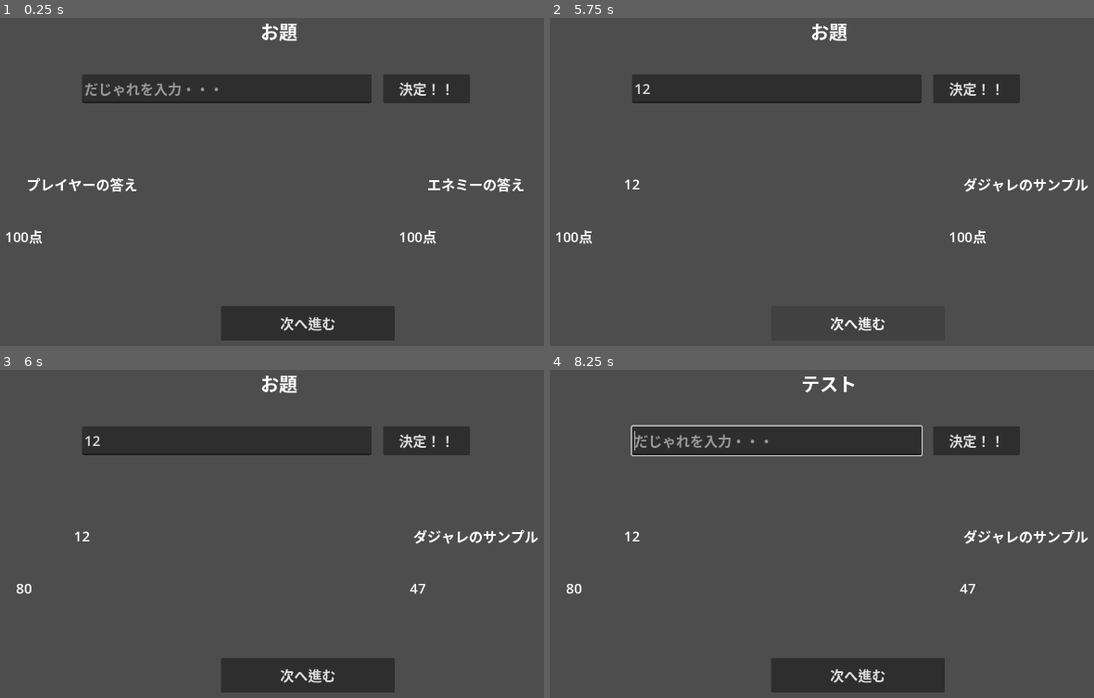
Above: before the commit, frames 1-4 (two rows, left to right).
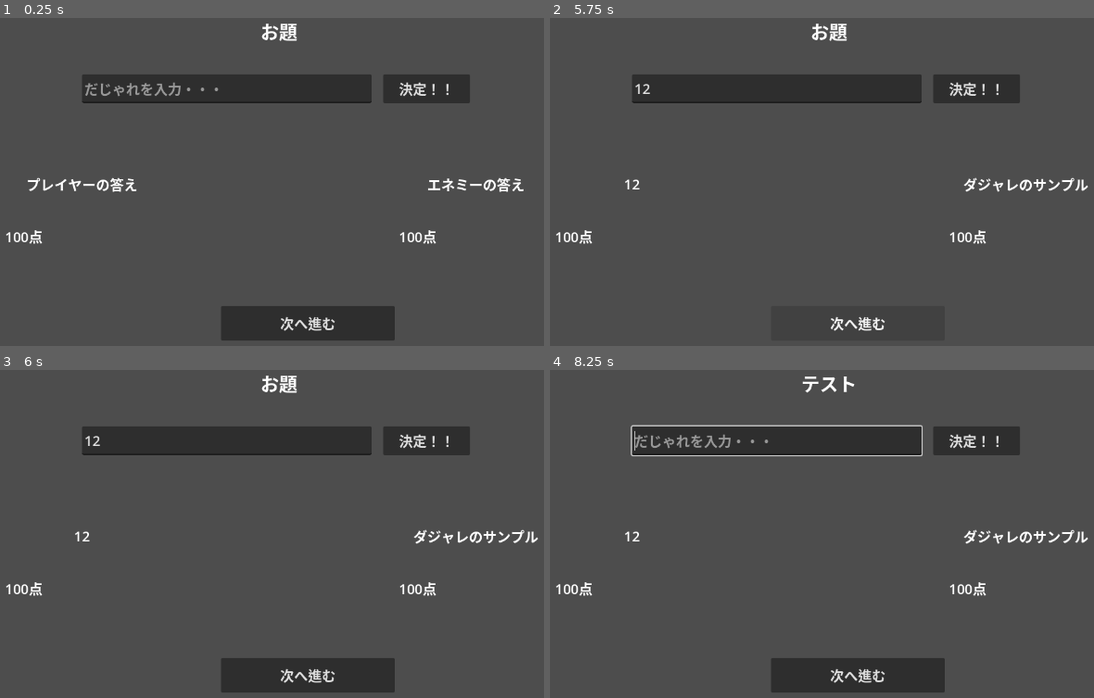
Above: after the commit, the same moments.

Repository: kozakaigameaddict-lab/oyaji-gag-battle-godot
Game: Godot game, scene res://scenes/battle/battle_scene.tscn
Two runs of this game, one before a commit and one after it. Both use one fixed random seed, a clock stepped at 60 frames per second and the inputs below.
Inputs (mouse positions are in pixels of both pictures, inside the frame that each line leads up to):
- Up to frame 1 (0.25 s): no input
- Up to frame 2 (5.75 s): click (778, 90) at 0.52 s; type "12" at 0.6 s; click "決定！！" at 1.25 s; click "次へ進む" at 2 s; click "決定！！" at 2.75 s; click "次へ進む" at 3.5 s; click "決定！！" at 4.25 s; click "次へ進む" at 5 s
- Up to frame 3 (6 s): tap Enter at 5.75 s; move the mouse to (440, 527) at 5.77 s; hold Shift from 5.78 s (still down); click (440, 527) at 5.92 s
- Up to frame 4 (8.25 s): release Shift at 6.5 s; tap Space at 6.5, 8 s; drag from (680, 570) to (789, 632) at 6.52 s; tap Enter at 7.25 s; move the mouse to (903, 455) at 7.27 s; tap Ctrl at 7.35 s; click (903, 455) at 7.42 s; drag from (789, 632) to (604, 484) at 8.02 s

Frames 1-2 are identical in both runs. In frame 3, 0.3% of the frame differs, in the area x 1-81%, y 64-69%; in frame 4, 0.3%.
Error after the commit: Invalid access to property or key 'player_score' on a base object of type 'Dictionary'. (res://scenes/battle/battle_scene.gd:128)

Commit message:
[feat] GeminiJudgeServiceを実装しAI判定を統合 - Cloudflare Workers経由でGemini APIを呼び出すGeminiJudgeServiceを実装 - config/config.cfgからプロキシURLを読み込む設定ファイル機構を追加 - GameInitializerをGeminiJudgeServiceに切り替え - JudgeServiceBaseをcoroutine対応に変更 - docs/cloudflare-setup.mdを追加

Diff:
--- a/dajare-battle/autoloads/game_initializer.gd
+++ b/dajare-battle/autoloads/game_initializer.gd
@@ -14,5 +14,8 @@
 
 ## 起動時にすべてのサービスをServiceLocatorへ登録する。
 func _ready() -> void:
+	# HTTPRequestノードを作り、サービスに渡す
+	var http_node = HTTPRequest.new()
+	add_child(http_node)
 	# AIジャッジサービス: 開発中はモックを使用。Phase 3でAPIサービスに切り替える。
-	ServiceLocator.register("judge_service", MockJudgeService.new())
+	ServiceLocator.register("judge_service", GeminiJudgeService.new(http_node))
--- a/dajare-battle/domain/services/judge_service_base.gd
+++ b/dajare-battle/domain/services/judge_service_base.gd
@@ -24,6 +24,7 @@
 ## このクラスでは空のデフォルト値を返す。
 ## 具象クラスでオーバーライドして実際のAI判定を実装すること。
 func judge(_topic: String, _player_dajare: String, _enemy_dajare: String) -> Dictionary:
+	await Engine.get_main_loop().process_frame
 	return {
 		"player_score": 0,
 		"enemy_score": 0,
--- /dev/null
+++ b/dajare-battle/infrastructure/judge/gemini_judge_service.gd
@@ -0,0 +1,70 @@
+extends JudgeServiceBase
+class_name GeminiJudgeService
+
+## GeminiAPI経由のだじゃれ判定サービス。
+## プロキシサーバー（Cloudflare Workers）を経由してGemini APIを呼び出す。
+## APIキーはプロキシサーバー側で管理し、ゲーム内には保持しない。
+
+
+# --- プライベート変数 ---
+
+# HTTPリクエストを送受信するノード（外部から注入する）
+var _http_request: HTTPRequest
+# プロキシサーバーのURL（config/config.cfgから読み込む）
+var _proxy_url: String = ""
+
+
+# --- パブリックメソッド ---
+
+## 依存するHTTPRequestノードを受け取り、設定ファイルからプロキシURLを読み込む。
+func _init(http_request: HTTPRequest) -> void:
+	_http_request = http_request
+	_load_config()
+
+
+## だじゃれを判定してスコアを返す。
+## プロキシにPOSTリクエストを送り、Geminiの判定結果を受け取る。
+func judge(_topic: String, _player_dajare: String, _enemy_dajare: String) -> Dictionary:
+	if _proxy_url.is_empty():
+		DebugLogger.error("proxy_urlが設定されていません", DebugCategories.Category.BATTLE_JUDGE)
+		return {}
+
+	# プロキシに送るJSONボディを組み立てる
+	var body: String = JSON.stringify({
+		"topic": _topic,
+		"player_dajare": _player_dajare,
+		"enemy_dajare": _enemy_dajare
+	})
+
+	# POSTリクエストを送信する
+	var headers: PackedStringArray = ["Content-Type: application/json"]
+	var error: int = _http_request.request(_proxy_url, headers, HTTPClient.METHOD_POST, body)
+	if error != OK:
+		DebugLogger.error("HTTPリクエストの送信に失敗しました: %s" % error, DebugCategories.Category.BATTLE_JUDGE)
+		return {}
+
+	# レスポンスが返るまで待機する
+	var response: Array = await _http_request.request_completed
+
+	if response[1] != 200:
+		DebugLogger.error("プロキシサーバーからエラーが返りました: %s" % response[1], DebugCategories.Category.BATTLE_JUDGE)
+		return {}
+
+	var result: Dictionary = JSON.parse_string(response[3].get_string_from_utf8())
+	if result == null:
+		DebugLogger.error("レスポンスのJSONパースに失敗しました", DebugCategories.Category.BATTLE_JUDGE)
+		return {}
+
+	return result
+
+
+# --- プライベートメソッド ---
+
+## 設定ファイルからプロキシURLを読み込む。
+func _load_config() -> void:
+	var config := ConfigFile.new()
+	var err: int = config.load("res://config/config.cfg")
+	if err != OK:
+		DebugLogger.error("設定ファイルを読み込めません: res://config/config.cfg", DebugCategories.Category.BATTLE_JUDGE)
+		return
+	_proxy_url = config.get_value("api", "proxy_url", "")
--- a/dajare-battle/infrastructure/judge/mock_judge_service.gd
+++ b/dajare-battle/infrastructure/judge/mock_judge_service.gd
@@ -10,6 +10,7 @@
 
 ## ランダムスコアを返す。0〜100の乱数をプレイヤー・敵それぞれに生成する。
 func judge(_topic: String, _player_dajare: String, _enemy_dajare: String) -> Dictionary:
+	await Engine.get_main_loop().process_frame
 	return {
 		"player_score": randi_range(0, 100),
 		"enemy_score": randi_range(0, 100),
--- a/dajare-battle/scenes/battle/battle_scene.gd
+++ b/dajare-battle/scenes/battle/battle_scene.gd
@@ -124,10 +124,10 @@
 	if judge_service == null:
 		DebugLogger.error("judge_serviceが登録されていません", DebugCategories.Category.BATTLE_JUDGE)
 		return
-	var result: Dictionary = judge_service.judge(_topic, _player_dajare, _enemy_dajare)
-	_player_score = result["player_score"]
+	var result: Dictionary = await judge_service.judge(_topic, _player_dajare, _enemy_dajare)
+	_player_score = int(result["player_score"])
 	_player_score_label.text = str(_player_score)
-	_enemy_score = result["enemy_score"]
+	_enemy_score = int(result["enemy_score"])
 	_enemy_score_label.text = str(_enemy_score)
 	DebugLogger.debug("結果: %s" % str(result), DebugCategories.Category.BATTLE_JUDGE)
 
Not shown, added: dajare-battle/infrastructure/judge/gemini_judge_service.gd.uid
Not shown, added: docs/archive/ai-judge-test-manual.md
Not shown, added: docs/archive/ai-judge-test-report.md
Not shown, added: docs/archive/result_6AI.md
Not shown, added: docs/cloudflare-setup.md
